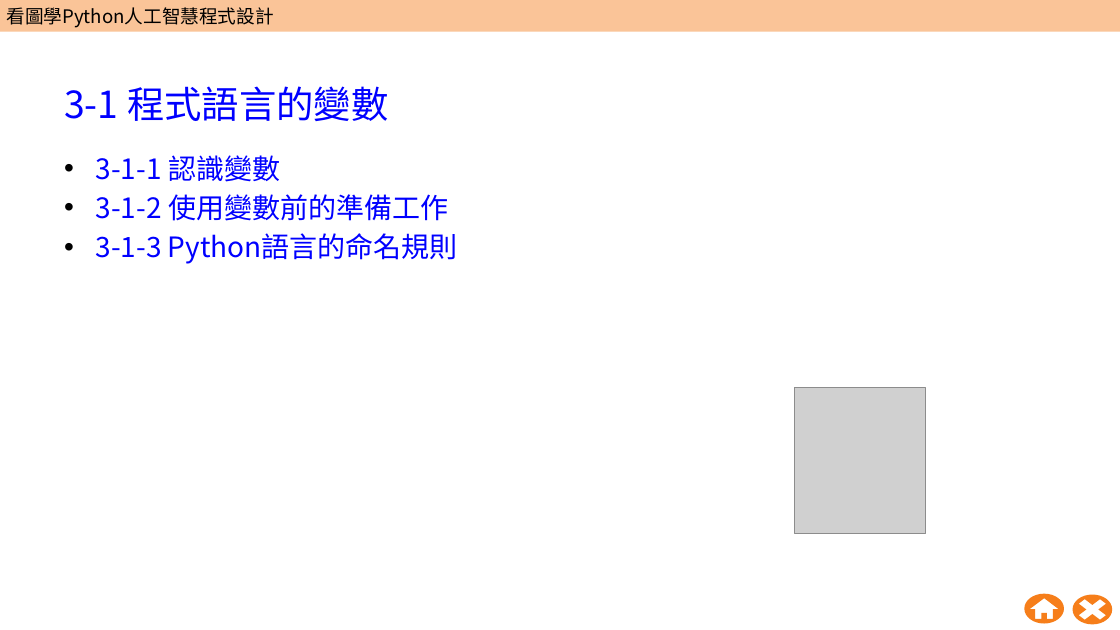
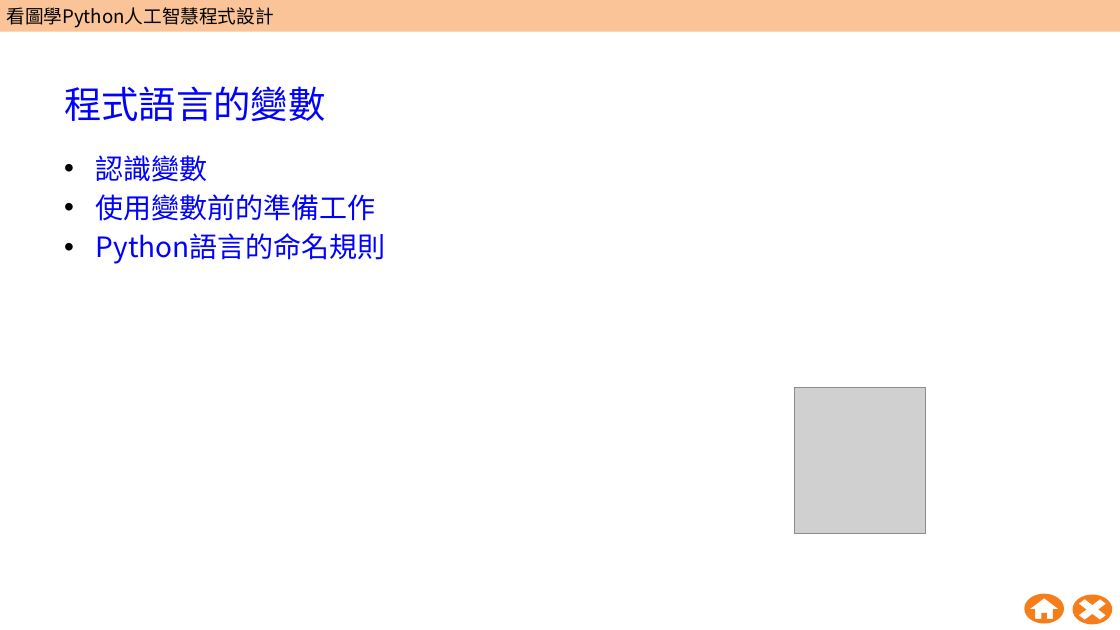
Before and after one commit to wangsungwen/Python-Artificial-Intelligence-Instruction, a slide deck: slide 31 of 五週Python人工智慧教學包/第1週/W01_教學簡報.pptx (slide 32 before the commit). Drawn at 1120x630 pixels with LibreOffice and Linux fonts; fonts in the diff are those of the drawing; grey boxes stand for pictures; background and template pictures are left out. Boxes give left, top, right and bottom in pixels: in the first picture for what was removed or moved away, otherwise in the second. Text is boxed around its words. In the diff, an @@ line names an element or a change of style, - is before the commit and + after.

```diff
--- a/五週Python人工智慧教學包/第1週/W01_教學簡報.pptx
+++ b/五週Python人工智慧教學包/第1週/W01_教學簡報.pptx
@@ title at [64,86,325,121]: text changed @@
-3-1 程式語言的變數
+程式語言的變數
@@ text at [96,155,386,264]: text changed @@
-• 3-1-1 認識變數
-• 3-1-2 使用變數前的準備工作
-• 3-1-3 Python語言的命名規則
+• 認識變數
+• 使用變數前的準備工作
+• Python語言的命名規則
```
Also in this commit, not shown: 22 other slides changed, 1 slide removed.
